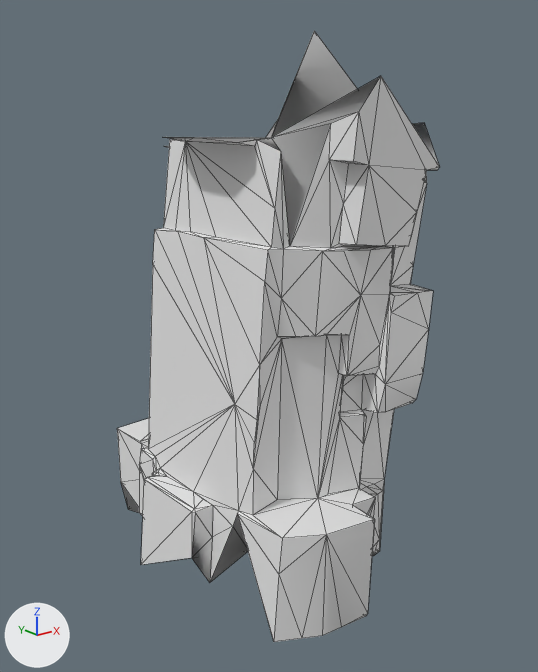
What one commit did to the OBJ model src/main/resources/assets/kn8/meshes/mina/shin_left.obj.
Camera for both pictures: a 50 mm camera at (-0.48, -0.352, 0.453) aimed at (-0.128, 0.089, 0.277). The axes (+X, +Y, +Z) are drawn at lower left. The lights are the same throughout. The older version comes first. Mesh edges are drawn as thin lines. Where no turn or scale is listed for an object, it has been applied to the vertices. Vertices at exactly the same position are counted once.

In view in the first picture: 'shin_left'.
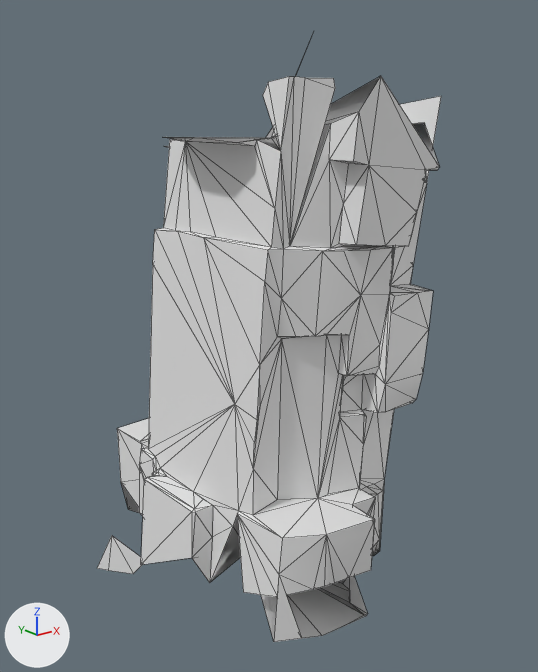
Boxes [x1, y1, x2, y2] around the edits, measured in the pictures (538 x 672 px):
'shin_left', reshaped (7% wider)
    before: [117, 31, 439, 642]
    after: [97, 34, 441, 642]
part 1 of me_shin_left, built on
    before: [271, 31, 357, 137]
    after: [263, 76, 441, 245]
part 2 of me_shin_left, cut back
    before: [238, 515, 375, 641]
    after: [97, 514, 375, 615]

Edits to the bpy script that builds the scene:
```text
Change me_shin_left:
    used by ob_shin_left; location = (0.0, 0.0, 0.0)
    remove me_shin_left.from_pydata(...)  # 345 vertices, 683 faces; spans x -0.236..-0.034, y -0.047..0.209, z 0.085..0.51
    add me_shin_left.from_pydata(...)  # 377 vertices, 706 faces; spans x -0.236..-0.034, y -0.047..0.231, z 0.028..0.51
    me_shin_left part 1
    5 faces are deleted
    13 vertices are added at x -0.18..-0.041, y -0.004..0.147, z 0.436..0.468
    16 new faces join them
    me_shin_left part 2
    20 faces are deleted
    19 vertices are added at x -0.224..-0.145, y -0.047..0.231, z 0.028..0.145
    32 new faces join them
```
